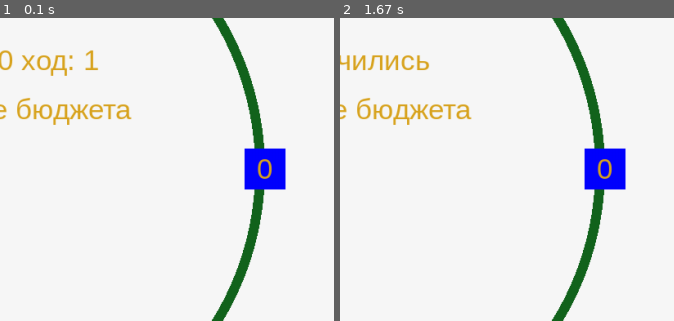
Above: before the commit, frames 1-2 (left to right).
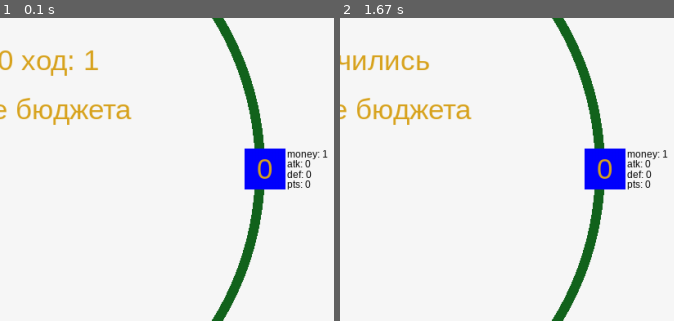
Above: after the commit, the same moments.

Repository: DogyGamer/Ring
Game: pygame game, started from main.py
The game is run twice, just before and just after one commit, with the same random seed, the same clock (stepped at 60 frames per second) and the same inputs.
Inputs:
- Up to frame 1 (0.1 s): type "1 (at the terminal prompt)" at 0 s; type "1 (at the terminal prompt)" at 0 s; type "1 (at the terminal prompt)" at 0 s; type "1 (at the terminal prompt)" at 0.03 s; type "1 (at the terminal prompt)" at 0.07 s; type "1 (at the terminal prompt)" at 0.07 s
- Up to frame 2 (1.67 s): no input
The pictures show only the part of the screen within x 50-100%, y 25-75%; the shares and areas given below are measured in that part.

The runs differ from the first frame. In frame 1, 0.5% of the frame differs, in the area x 85-99%, y 43-57%; in frame 2, 0.5%.

Commit message:
ну смотри он неправильно считает в конце хода, нулевой игрок посчитал свое и обнулил защиту, а когда второй будет считать атаку у нулевого будет обнуленная защита поэтому число войск на атаку у второго не изменится

Diff:
--- a/main.py
+++ b/main.py
@@ -42,12 +42,17 @@
 
         pygame.sprite.Sprite.__init__(self)
         self.font = pygame.font.SysFont("Arial", 35)
+        self.stat_font = pygame.font.SysFont("Arial", 12)
         self.textSurf = self.font.render(str(id), 2, GOLD)
+
+        self.image = pygame.Surface((200, 50))
+        self.image.fill(GrAY)
+        pygame.draw.rect(self.image, BLUE, (0,0,50,50))
+
         W = self.textSurf.get_width()
         H = self.textSurf.get_height()
-        self.image = pygame.Surface((50, 50))
-        self.image.fill(BLUE)
         self.image.blit(self.textSurf, [50/2 - W/2, 50/2 - H/2])
+
         self.rect = self.image.get_rect()
         self.rect.center = center
 
@@ -55,12 +60,42 @@
         W = self.textSurf.get_width()
         H = self.textSurf.get_height()
 
-        if(self.picked):
-            self.image.fill(GREEN)
-            self.image.blit(self.textSurf, [50/2 - W/2, 50/2 - H/2])
+        self.image.fill(GrAY)
+
+        if(self.picked):   pygame.draw.rect(self.image, GREEN, (0,0,50,50))
+        else:              pygame.draw.rect(self.image, BLUE, (0,0,50,50))
+
+        self.draw_stats()
+        self.image.blit(self.textSurf, [50/2 - W/2, 50/2 - H/2])
+    def draw_stats(self):
+        self.stat_money = self.stat_font.render("money: "+str(self.money), 0.5, BLACK)
+        self.stat_atk = self.stat_font.render("atk: "+str(self.attack), 0.5, BLACK)
+        self.stat_def = self.stat_font.render("def: "+str(self.defence), 0.5, BLACK)
+        self.stat_pts = self.stat_font.render("pts: "+str(self.points), 0.5, BLACK)
+        self.image.blits(((self.stat_money, [52,0]),(self.stat_atk, [52, 12.5]), (self.stat_def, [52,25]), (self.stat_pts, [52,37.5])))
+
+    def get_budget(self):
+        money = int(input("Игрок "+str(self.id)+" бюджет("+str(self.money)+"): "))
+        if(self.money < money):
+            self.money_tospend = 0
+            print("Ты дурачок? У тебя столько денех нет даже!!")
         else:
-            self.image.fill(BLUE)
-            self.image.blit(self.textSurf, [50/2 - W/2, 50/2 - H/2])
+            self.money_tospend = money
+            self.money -= money
+
+    def distribute_budget(self):
+        deff = abs(int(input("Игрок "+str(self.id)+" в оборону("+str(self.money_tospend)+"):")))
+        atk =  abs(int(input("Игрок "+str(self.id)+" в атаку("+str(self.money_tospend-deff)+"):")))
+        if(self.money_tospend < deff+atk):
+            self.money += self.money_tospend
+            self.money_tospend = 0
+            self.defence += 0
+            self.attack += 0
+            print("Ты дурачок? У тебя столько денех нет даже!!")
+        else:
+            self.money_tospend = 0
+            self.defence += deff
+            self.attack += atk
 
 class cirlce(pygame.sprite.Sprite):
     def __init__(self):
@@ -118,9 +153,12 @@
         next_id = i+1
         is_last = False
 
-    centre = np.array([r*cos(np.deg2rad(angle)), r*sin(np.deg2rad(angle))]) + np.array([WIDTH//2, HEIGHT//2])
-
-    cities.append(pg_city(id=i, center=centre, money=l, next_id=next_id, prev_id=i-1, is_last=is_last))
+    if i == 0: prev = n-1
+    else: prev = i-1
+
+    centre = np.array([r*cos(np.deg2rad(angle)), r*sin(np.deg2rad(angle))]) + np.array([WIDTH//2, HEIGHT//2]) + np.array([75,0])
+
+    cities.append(pg_city(id=i, center=centre, money=l, next_id=next_id, prev_id=prev, is_last=is_last))
     sprites.add(cities[i])
     angle += ang
 
@@ -133,6 +171,7 @@
     screen.fill(GrAY)
     sprites.draw(screen)
     pygame.display.flip()
+
 # Цикл игры
 running = True
 cyber_move = 1
@@ -151,37 +190,32 @@
     pg_update()
     if cyber_move-1 != k*2:
         text.text = "Ход игрока: "+str(current)+" ход: "+str(cyber_move//2)
-        if cyber_move % 2 != 0: text_goal.text = "Определение бюджета"
-        else: text_goal.text = "Распределение бюджета"
+
         cities[current].picked = True
         cities[previous].picked = False
         pg_update()
-
+        #ну смотри дружочек пирожочек какбэ | 1 ход - спрашиваем сколько бабок потратит на этот ход | 2 ход - куда потратит эти бабки
         if cyber_move % 2 != 0:
-            money = int(input("Игрок "+str(current)+" расходы на "+str(cyber_move//2)+" раунд("+str(cities[current].money)+"):"))
-            if(cities[current].money < money):
-                cities[current].money_tospend = 0
-            else:
-                cities[current].money_tospend = money
-                cities[current].money -= money
+
+            text_goal.text = "Определение бюджета"
+            print("\n!Определение Бюджета!")
+            pg_update()
+
+            cities[current].get_budget()
 
         else:
-            deff = int(input("Игрок "+str(current)+" в оборону("+str(cities[current].money_tospend)+"):"))
-            atk =  int(input("Игрок "+str(current)+" в атаку("+str(cities[current].money_tospend-deff)+"):"))
-            if(cities[current].money_tospend < deff+atk):
-                cities[current].money += cities[current].money_tospend
-                cities[current].money_tospend = 0
-                cities[current].defence += 0
-                cities[current].attack += 0
-            else:
-                cities[current].defence += deff
-                cities[current].attack += atk
+
+            text_goal.text = "Распределение бюджета"
+            print("\n!Распределение Бюджета!")
+            pg_update()
+
+            cities[current].distribute_budget()
 
         previous = current
         current = cities[current].next_id
 
         if current == 0:
-            if cyber_move % 2 ==0:
+            if cyber_move % 2 == 0:
                 for id in range(len(cities)):
                     prev = cities[id].prev_id
                     next = cities[id].next_id
@@ -201,6 +235,7 @@
                     print("Город", id, "защищается от", prev, cities[prev].attack, "-", cities[id].defence, "=", diff_def)
                     print("Город", id, "нападает на", next, cities[id].attack, "-", cities[next].defence, "=", diff_atk)
             cyber_move += 1
+
     else:
         text.text = "Ходы закончились"
 
